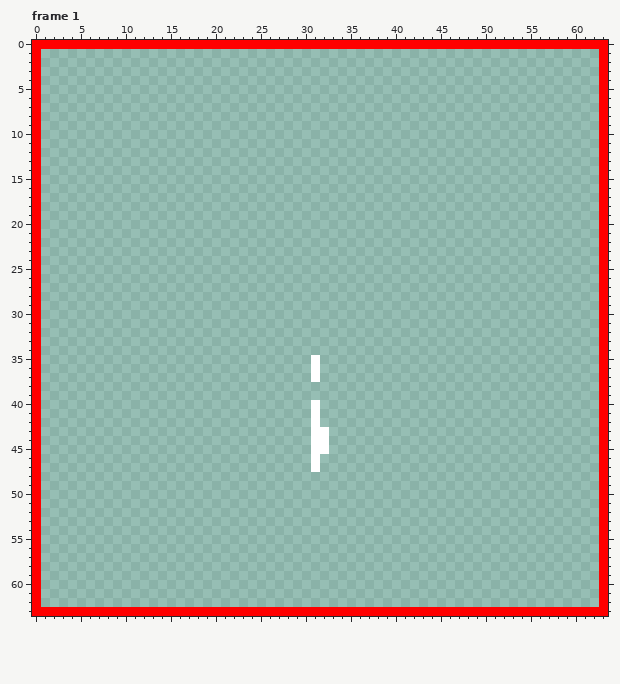
Pixel-art file, stored at graphics_work_files/general/projectile_impact.aseprite. That is the earlier state.
64x64 pixels, 8 frames. Shown: frame 1. The commit also changed other frames, which this record leaves out.
Now the later version:
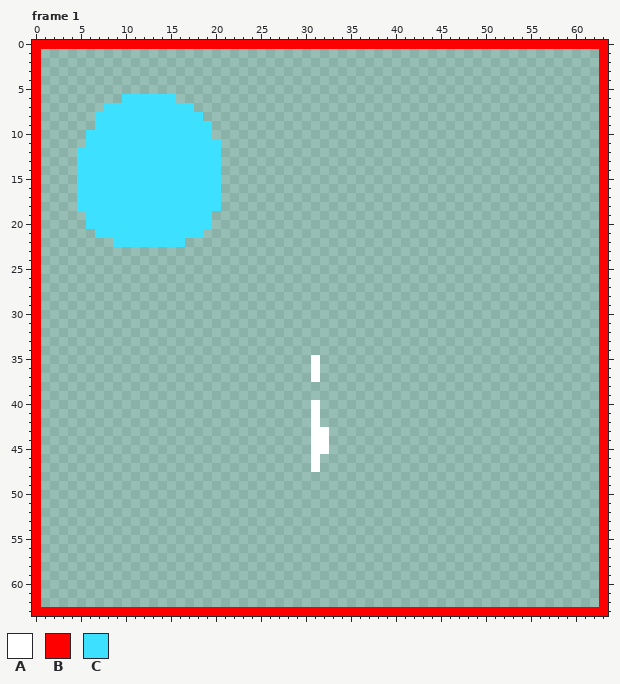
Palette (. is transparent): A #ffffff  B #ff0000  C #3de1ff
Difference:
Frame 1, layer "Layer 2":
y 6: x 10..15 ...... -> CCCCCC
y 7: x 8..17 .......... -> CCCCCCCCCC
y 8: x 7..18 ............ -> CCCCCCCCCCCC
y 9: x 7..19 ............. -> CCCCCCCCCCCCC
y 10: x 6..19 .............. -> CCCCCCCCCCCCCC
y 11: x 6..20 ............... -> CCCCCCCCCCCCCCC
y 12..18: x 5..20 ................ -> CCCCCCCCCCCCCCCC
y 19..20: x 6..19 .............. -> CCCCCCCCCCCCCC
y 21: x 7..18 ............ -> CCCCCCCCCCCC
y 22: x 9..16 ........ -> CCCCCCCC
Pixel boxes of the changes (left, top, right, bottom) in both pictures:
added: (77, 94, 221, 247)
